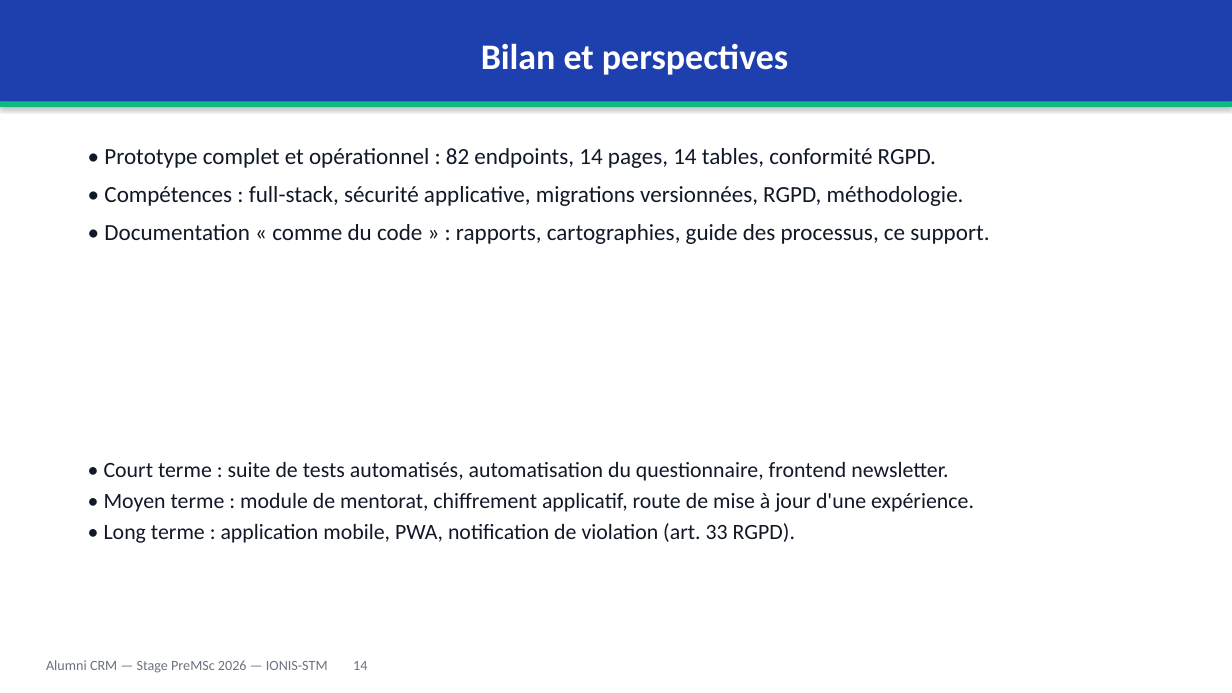
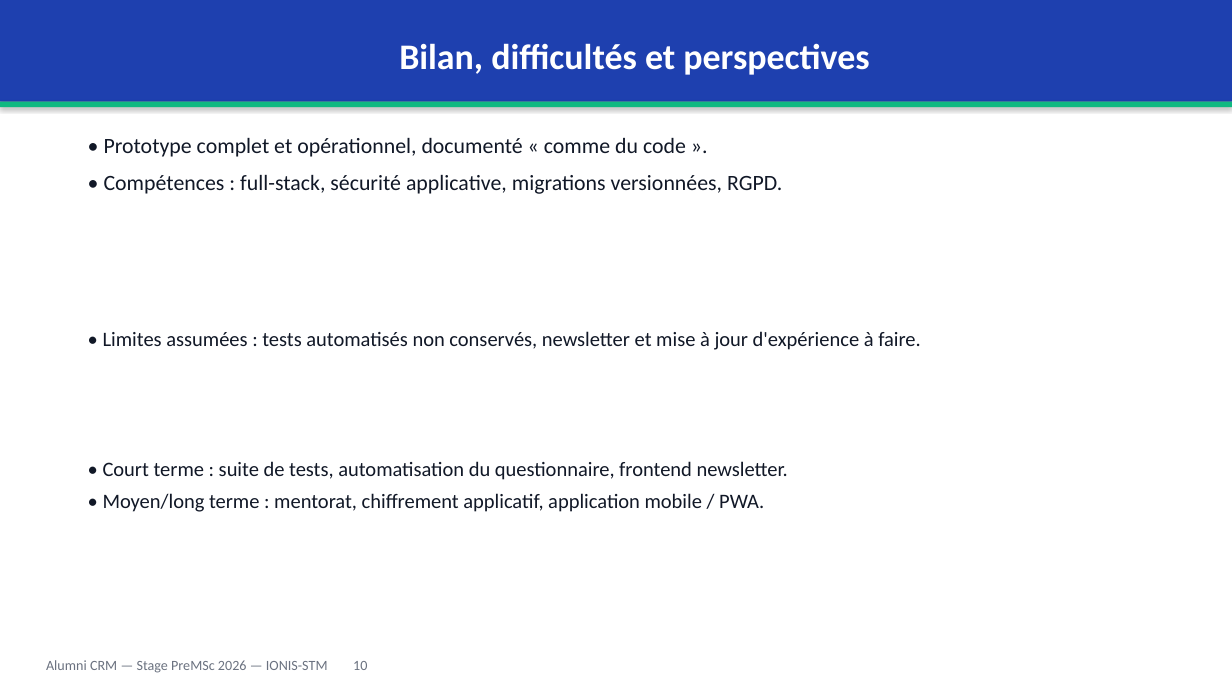
Before and after one commit to Rafikdjm/CRM_IONIS, a slide deck: slide 10 of Rapport/Soutenance - Alumni CRM - PreMSc 2026.pptx (slide 14 before the commit). Drawn at 1232x693 pixels with LibreOffice and Linux fonts; fonts in the diff are those of the drawing. Boxes give left, top, right and bottom in pixels: in the first picture for what was removed or moved away, otherwise in the second. Text is boxed around its words. In the diff, an @@ line names an element or a change of style, - is before the commit and + after.

Commit message:
refactor(soutenance): slim deck 15->11 slides, merge redundant slides and condense text

```diff
--- a/Rapport/Soutenance - Alumni CRM - PreMSc 2026.pptx
+++ b/Rapport/Soutenance - Alumni CRM - PreMSc 2026.pptx
@@ text in rectangle at <box>399,43,869,75</box>: text changed @@
-Bilan et perspectives
+Bilan, difficultés et perspectives
@@ text at <box>104,138,782,194</box>: text changed; size 18 to 17 pt @@
-• Prototype complet et opérationnel : 82 endpoints, 14 pages, 14 tables, conformité RGPD.
-• Compétences : full-stack, sécurité applicative, migrations versionnées, RGPD, méthodologie.
-• Documentation « comme du code » : rapports, cartographies, guide des processus, ce support.
+• Prototype complet et opérationnel, documenté « comme du code ».
+• Compétences : full-stack, sécurité applicative, migrations versionnées, RGPD.
@@ text added at <box>103,331,921,350</box>, 16 pt, text #111827 @@
+• Limites assumées : tests automatisés non conservés, newsletter et mise à jour d'expérience à faire.
@@ text at <box>103,461,788,512</box>: text changed; size 17 to 16 pt @@
-• Court terme : suite de tests automatisés, automatisation du questionnaire, frontend newsletter.
-• Moyen terme : module de mentorat, chiffrement applicatif, route de mise à jour d'une expérience.
-• Long terme : application mobile, PWA, notification de violation (art. 33 RGPD).
+• Court terme : suite de tests, automatisation du questionnaire, frontend newsletter.
+• Moyen/long terme : mentorat, chiffrement applicatif, application mobile / PWA.
@@ text at <box>46,660,367,673</box>: text changed @@
-Alumni CRM — Stage PreMSc 2026 — IONIS-STM 14
+Alumni CRM — Stage PreMSc 2026 — IONIS-STM 10
```
Also in this commit, not shown: 8 other slides changed, 4 slides removed, 1 other file.
